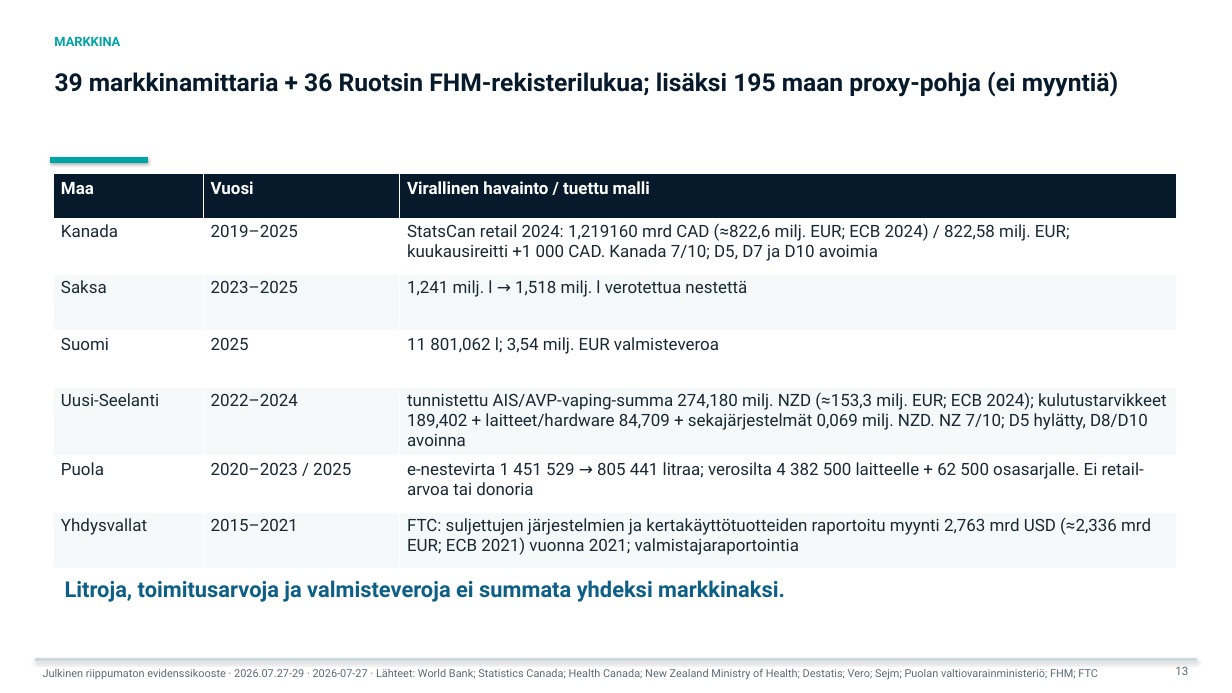
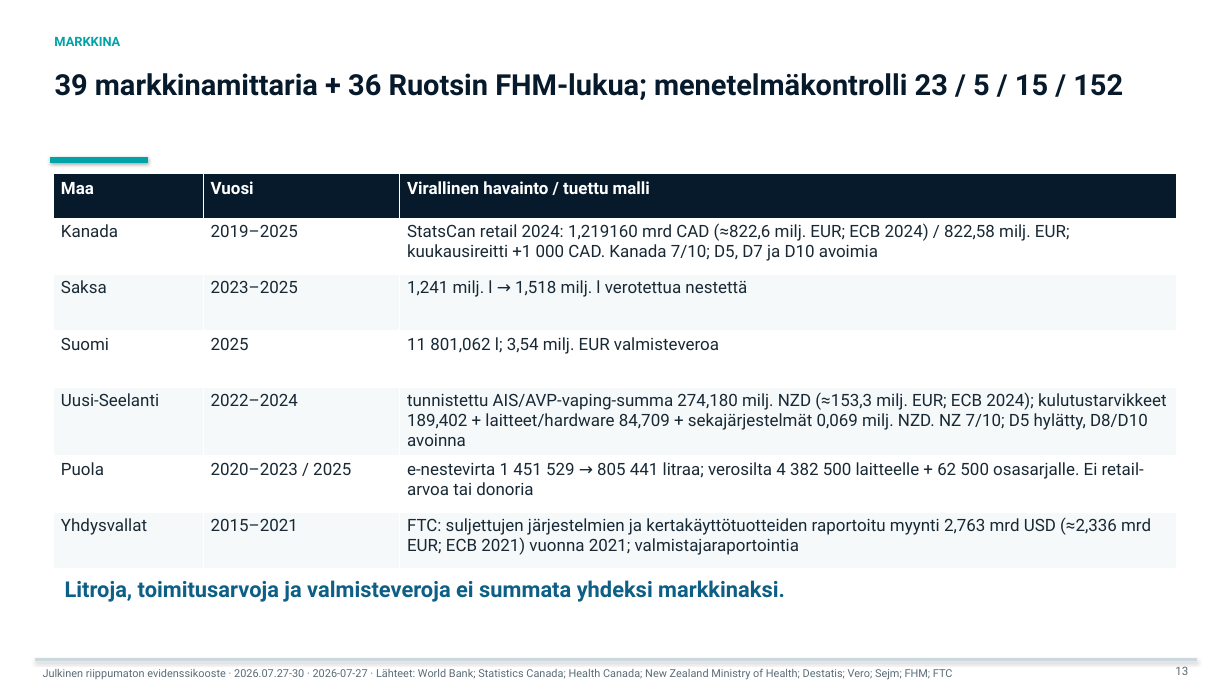
Before and after one commit to jounirautio78-ops/pixan-global-market-evidence-public, a slide deck: slide 13 of site/downloads/pixan-bank-deck-large-fi.pptx. Drawn at 1232x693 pixels with LibreOffice and Linux fonts; fonts in the diff are those of the drawing. Boxes give left, top, right and bottom in pixels: in the first picture for what was removed or moved away, otherwise in the second. Text is boxed around its words. In the diff, an @@ line names an element or a change of style, - is before the commit and + after.

Commit message:
Publish v30 country method control (#27)
Add the fail-closed 195-country method-control map, current vendor gates, refreshed bilingual bank decks and 54-row Evidence Registers.

```diff
--- a/site/downloads/pixan-bank-deck-large-fi.pptx
+++ b/site/downloads/pixan-bank-deck-large-fi.pptx
@@ text at (55,73,1123,100): text changed; size 19.2 to 22.6 pt @@
-39 markkinamittaria + 36 Ruotsin FHM-rekisterilukua; lisäksi 195 maan proxy-pohja (ei myyntiä)
+39 markkinamittaria + 36 Ruotsin FHM-lukua; menetelmäkontrolli 23 / 5 / 15 / 152
@@ text at (43,668,953,680): text changed @@
-Julkinen riippumaton evidenssikooste · 2026.07.27-29 · 2026-07-27 · Lähteet: World Bank; Statistics Canada; Health Canada; New Zealand Ministry of Health; Destatis; Vero; Sejm; Puolan valtiovarainministeriö; FHM; FTC
+Julkinen riippumaton evidenssikooste · 2026.07.27-30 · 2026-07-27 · Lähteet: World Bank; Statistics Canada; Health Canada; New Zealand Ministry of Health; Destatis; Vero; Sejm; FHM; FTC
```
Also in this commit, not shown: 29 other slides changed, 43 other files.
